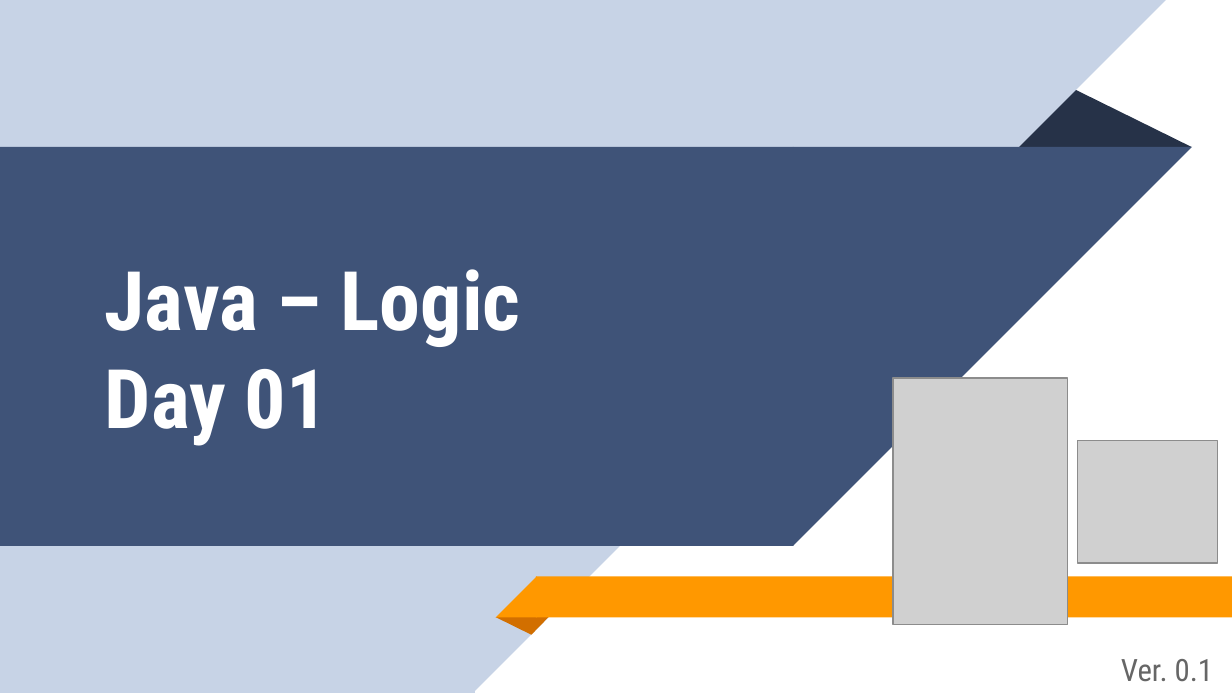
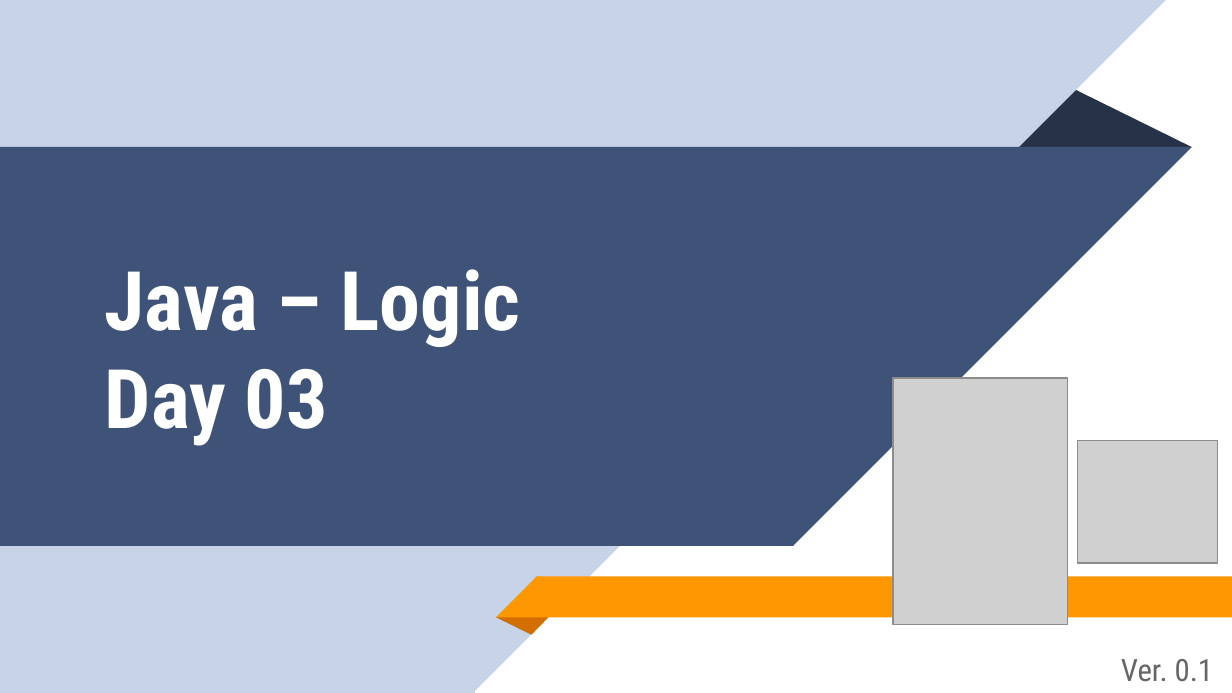
Before and after one commit to aronipurwanto/materi-xa, a slide deck: slide 1 of java-logic/Slide-Java-Logic-04.pptx. Drawn at 1232x693 pixels with LibreOffice and Linux fonts; fonts in the diff are those of the drawing; grey boxes stand for pictures. Boxes give left, top, right and bottom in pixels: in the first picture for what was removed or moved away, otherwise in the second. Text is boxed around its words. In the diff, an @@ line names an element or a change of style, - is before the commit and + after.

Commit message:
add java and dotnet sab

```diff
--- a/java-logic/Slide-Java-Logic-04.pptx
+++ b/java-logic/Slide-Java-Logic-04.pptx
@@ title at box(105, 269, 521, 446): text changed @@
-Java – Logic
-Day 01
+Java – Logic
+Day 03
```
Also in this commit, not shown: 1 other slide changed, 49 slides removed, 3 other files.
